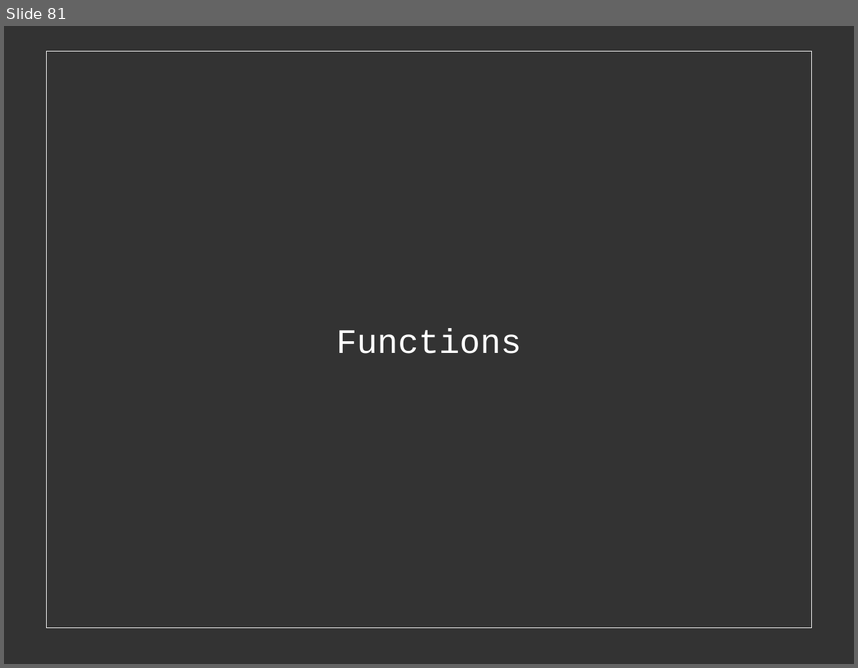
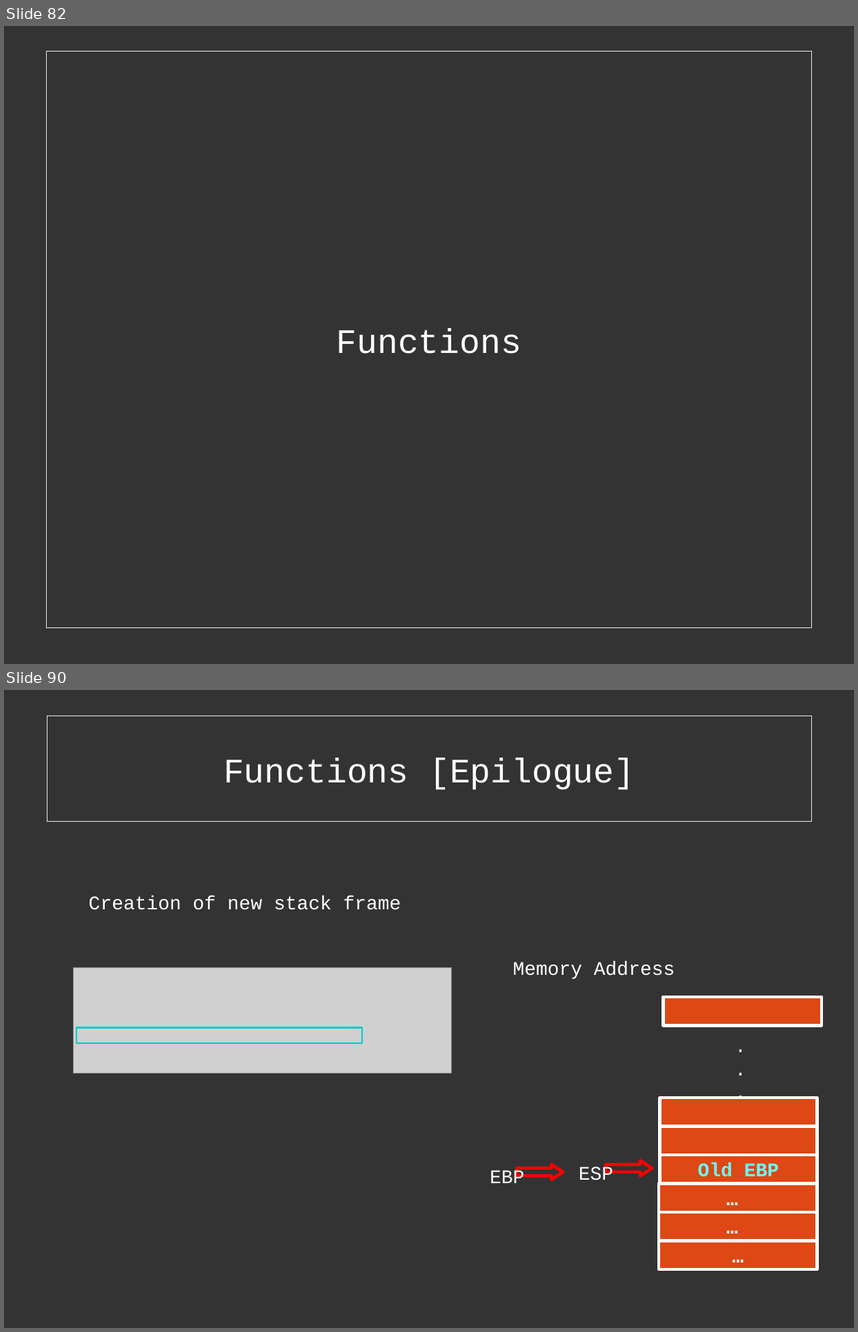
Before and after one commit to cExplr/Reversing_Basics, a slide deck: reversingBasics.odp. Shown one above the other, each under a label of ours: slide 81 before the commit, slides 82 and 90 after it; the slides between them are not shown. The pictures are 858x668 and 858x1332 pixels, drawn with LibreOffice and Linux fonts; fonts in the diff are those of the drawing; grey boxes stand for pictures. Boxes give left, top, right and bottom in pixels: in the first picture for what was removed or moved away, otherwise in the second. Text is boxed around its words. In the diff, an @@ line names an element or a change of style, - is before the commit and + after.

Commit message:
Updated slides to include epilogue

```diff
--- a/reversingBasics.odp
+++ b/reversingBasics.odp
@@ slide 90 added at (x1=4, y1=690, x2=854, y2=1328), background #333333 @@
@@ rectangle added at (x1=47, y1=716, x2=813, y2=822), fill #333333 at 40% opacity, outline #EEEEEE 0 pt, 32 pt, text #FFFFFF @@
+Functions [Epilogue]
@@ text added at (x1=89, y1=896, x2=401, y2=910), 18 pt, text #FFFFFF @@
+Creation of new stack frame
@@ picture added at (x1=74, y1=967, x2=451, y2=1074) @@
@@ text added at (x1=513, y1=961, x2=675, y2=979), 18 pt, text #FFFFFF @@
+Memory Address
@@ rectangle added at (x1=664, y1=997, x2=822, y2=1025), fill #DD4814, outline #FFFFFF 2.89 pt @@
@@ rectangle added at (x1=76, y1=1028, x2=362, y2=1043), outline #00CCCC 1.45 pt @@
@@ text added at (x1=728, y1=1029, x2=755, y2=1104), 18 pt, text #FFFFFF @@
+.
+.
+.
@@ rectangle added at (x1=660, y1=1098, x2=817, y2=1127), fill #DD4814, outline #FFFFFF 2.89 pt @@
@@ rectangle added at (x1=660, y1=1127, x2=817, y2=1155), fill #DD4814, outline #FFFFFF 2.89 pt @@
@@ right arrow added at (x1=517, y1=1165, x2=564, y2=1180), outline #FF0000 2.89 pt @@
@@ right arrow added at (x1=606, y1=1161, x2=652, y2=1176), outline #FF0000 2.89 pt @@
@@ rectangle added at (x1=660, y1=1155, x2=817, y2=1183), fill #DD4814, outline #FFFFFF 2.89 pt, 18 pt, text #66FFFF, bold @@
+Old EBP
@@ text added at (x1=490, y1=1170, x2=524, y2=1183), 18 pt, text #FFFFFF @@
+EBP
@@ text added at (x1=579, y1=1166, x2=613, y2=1181), 18 pt, text #FFFFFF @@
+ESP
@@ rectangle added at (x1=659, y1=1183, x2=817, y2=1212), fill #DD4814, outline #FFFFFF 2.89 pt, 18 pt, text #FFFFFF, bold @@
+…
@@ rectangle added at (x1=659, y1=1212, x2=817, y2=1241), fill #DD4814, outline #FFFFFF 2.89 pt, 18 pt, text #FFFFFF, bold @@
+…
@@ rectangle added at (x1=659, y1=1241, x2=817, y2=1270), fill #DD4814, outline #FFFFFF 2.89 pt, 18 pt, text #FFFFFF, bold @@
+…
@@ what was slide 81 is now slide 82 @@
```
Also in this commit, not shown: 9 slides changed, 13 other slides added, 5 other files.
